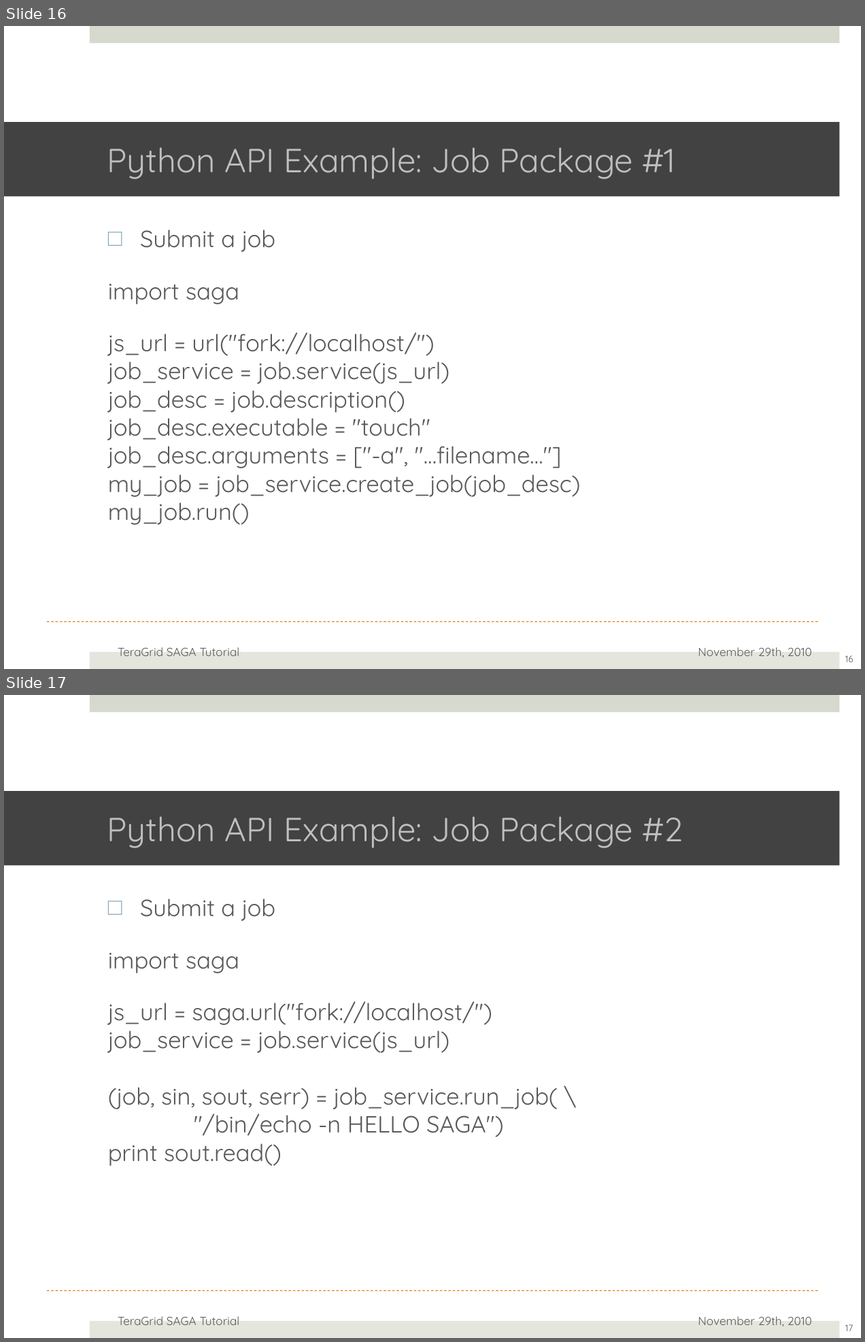
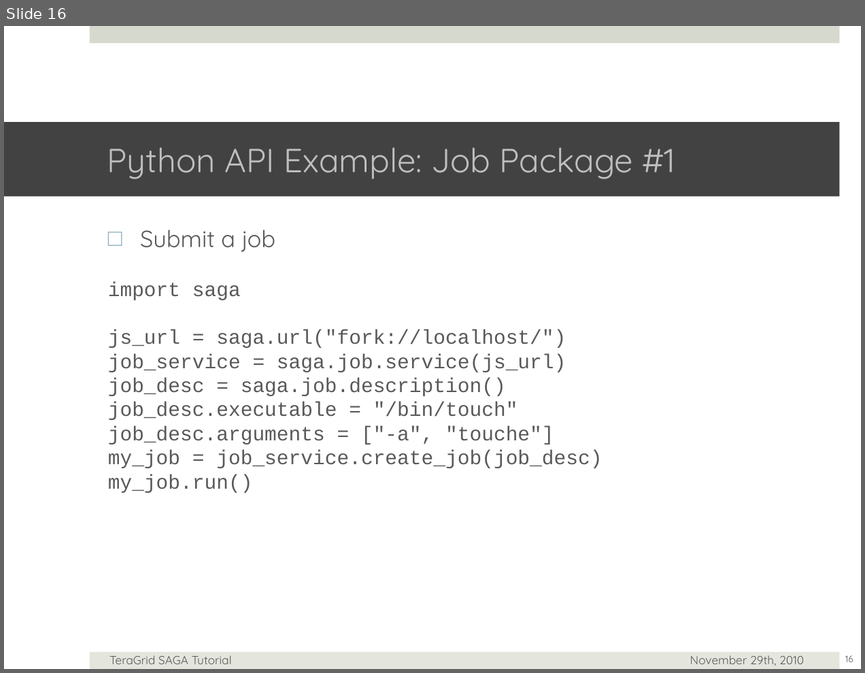
Before and after one commit to saga-project/saga-cpp-legacy-projects, a slide deck: tutorial/general_tutorial/SAGA-API-levels.pptx. Shown one above the other, each under a label of ours: slides 16 and 17 before the commit, slide 16 after it. The pictures are 865x1342 and 865x673 pixels, drawn with LibreOffice and Linux fonts; fonts in the diff are those of the drawing; background and template pictures are left out. Boxes give left, top, right and bottom in pixels: in the first picture for what was removed or moved away, otherwise in the second. Text is boxed around its words. In the diff, an @@ line names an element or a change of style, - is before the commit and + after.

```diff
--- a/tutorial/general_tutorial/SAGA-API-levels.pptx
+++ b/tutorial/general_tutorial/SAGA-API-levels.pptx
@@ slide 17 removed at <box>4,695,861,1338</box>, background #FFFFFF; not listed: 3 template elements that a slide beside it also shows @@
@@ title removed at <box>4,791,839,865</box> @@
-Python API Example: Job Package #2
@@ text removed at <box>108,898,558,1166</box> @@
-□ Submit a job
-import saga
-js_url = saga.url("fork://localhost/")
-job_service = job.service(js_url)
-(job, sin, sout, serr) = job_service.run_job( \
-"/bin/echo -n HELLO SAGA")
-print sout.read()
@@ text removed at <box>118,1316,240,1325</box> @@
-TeraGrid SAGA Tutorial
@@ text removed at <box>698,1316,812,1326</box> @@
-November 29th, 2010
@@ page number removed at <box>845,1324,853,1331</box> @@
-17
@@ slide 16 changed as well @@
@@ text at <box>108,282,602,492</box>: size 28 to 24 pt, font Quicksand to Courier New in "import saga", "my_job = job_service.create_job(job_desc)", "my_job.run()" @@
@@ text at <box>108,329,566,444</box>: text changed; size 28 to 24 pt; font Quicksand to Courier New @@
-js_url = url("fork://localhost/")
-job_service = job.service(js_url)
-job_desc = job.description()
-job_desc.executable = "touch"
-job_desc.arguments = ["-a", "…filename…"]
+js_url = saga.url("fork://localhost/")
+job_service = saga.job.service(js_url)
+job_desc = saga.job.description()
+job_desc.executable = "/bin/touch"
+job_desc.arguments = ["-a", "touche"]
@@ line removed from (47, 621) to (818, 621) @@
@@ text "TeraGrid SAGA Tutorial": place and size @@
-text "TeraGrid SAGA Tutorial" at <box>118,647,240,656</box>
+text "TeraGrid SAGA Tutorial" at <box>109,655,232,664</box>
@@ text "November 29th, 2010": place and size @@
-text "November 29th, 2010" at <box>698,647,812,657</box>
+text "November 29th, 2010" at <box>690,655,804,665</box>
```
Also in this commit, not shown: 24 other slides changed, 1 slide added, 1 other slide removed.
